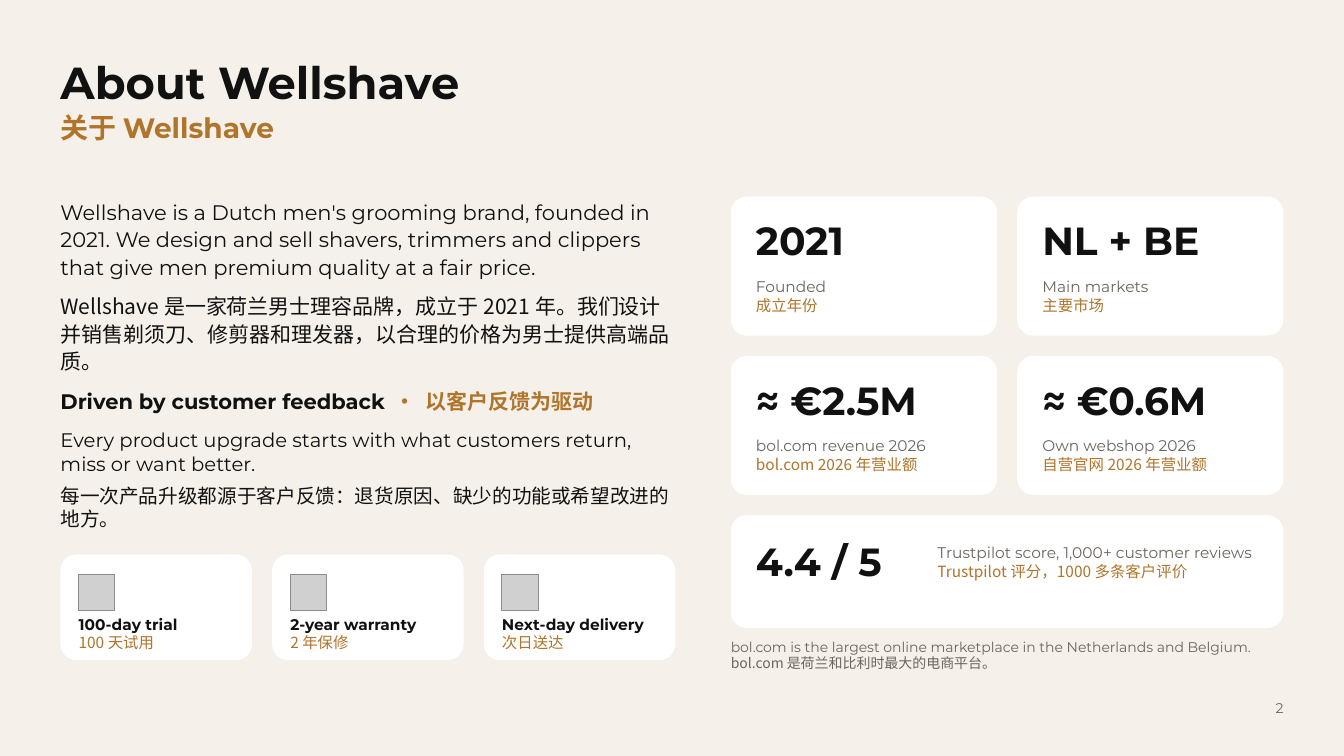
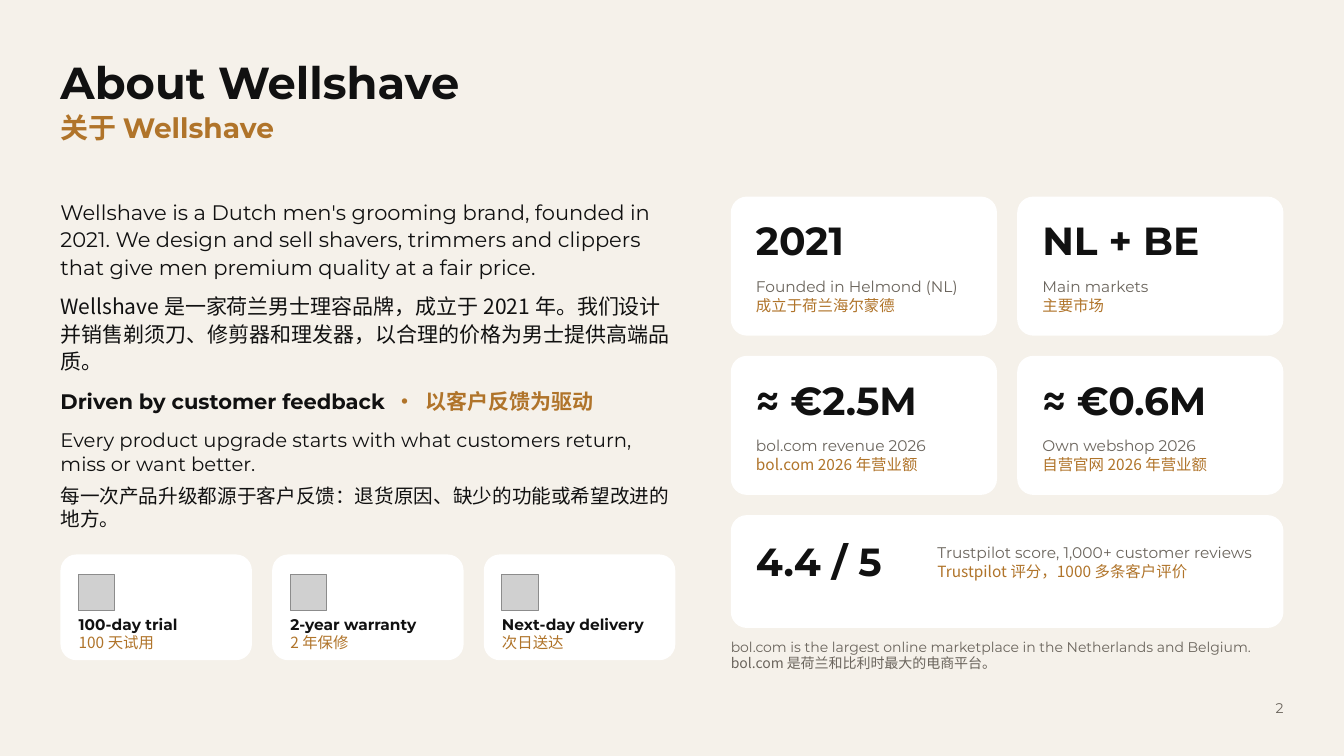
Before and after one commit to Wellshave/design, a slide deck: slide 2 of presentaties/fabrieksbezoek-china-2026/uitvoer/Wellshave_Factory_Visit_Global-Bestway.pptx. Drawn at 1344x756 pixels with LibreOffice and Linux fonts; fonts in the diff are those of the drawing; grey boxes stand for pictures; background and template pictures are left out. Boxes give left, top, right and bottom in pixels: in the first picture for what was removed or moved away, otherwise in the second. Text is boxed around its words. In the diff, an @@ line names an element or a change of style, - is before the commit and + after.

```diff
--- a/presentaties/fabrieksbezoek-china-2026/uitvoer/Wellshave_Factory_Visit_Global-Bestway.pptx
+++ b/presentaties/fabrieksbezoek-china-2026/uitvoer/Wellshave_Factory_Visit_Global-Bestway.pptx
@@ text at (x1=756, y1=280, x2=958, y2=313): text changed @@
-Founded
-成立年份
+Founded in Helmond (NL)
+成立于荷兰海尔蒙德
```
Also in this commit, not shown: 2 other slides changed, 2 slides added, 1 slide removed, 8 other files.
